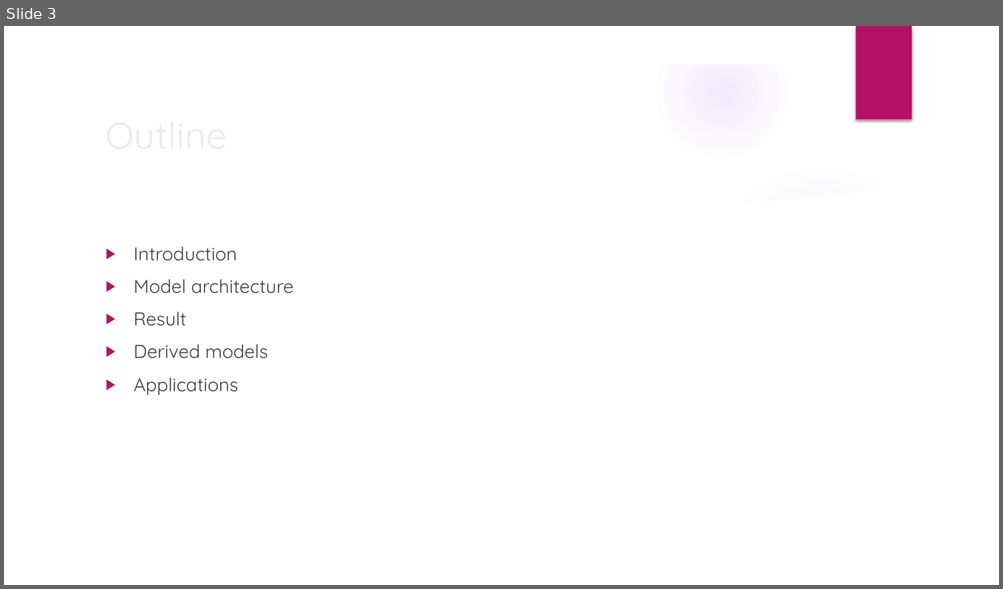
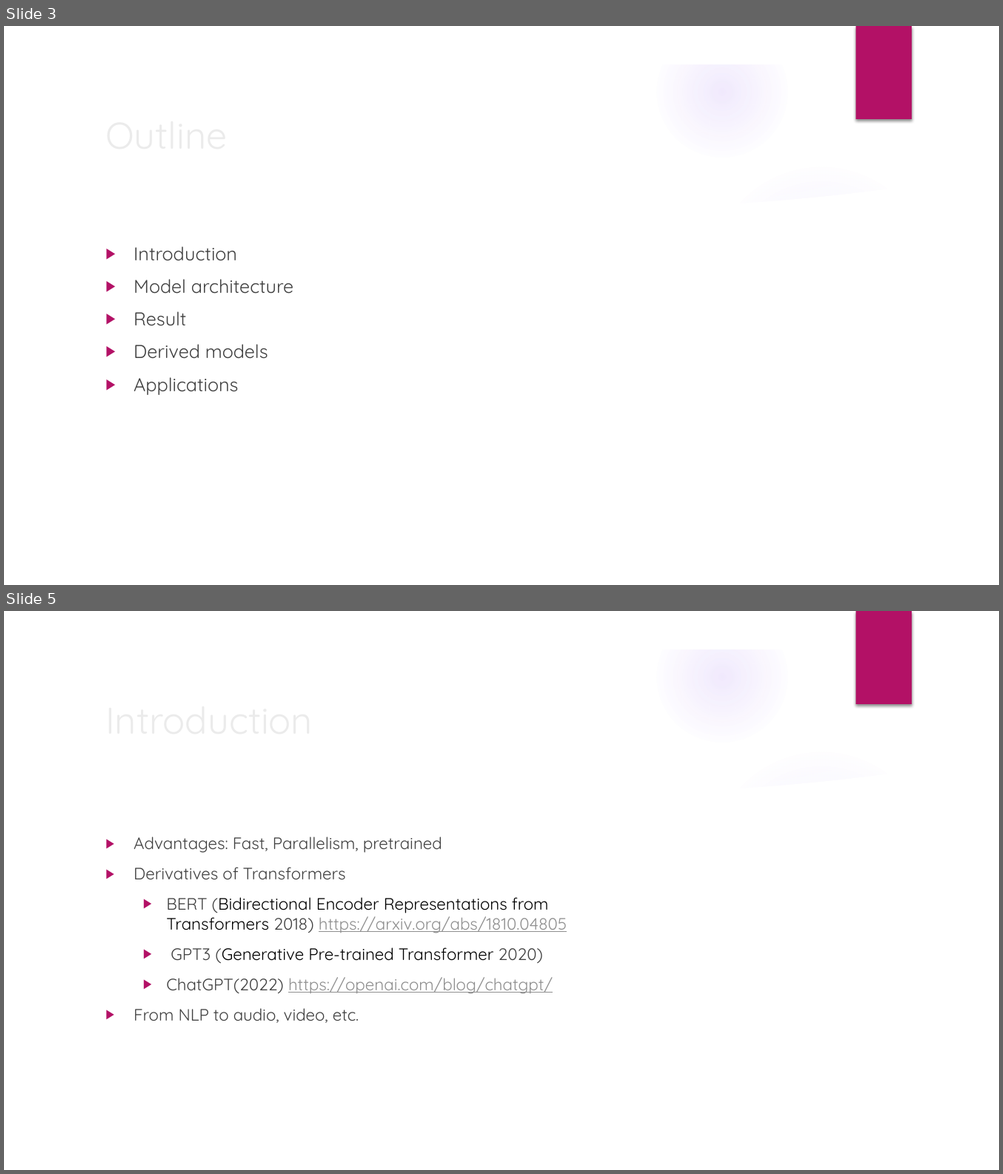
Before and after one commit to erdeq-upenn/code_public, a slide deck: slides/Transformer Review.pptx. Shown one above the other, each under a label of ours: slide 3 before the commit, slides 3 and 5 after it; the slides between them are not shown. The pictures are 1003x589 and 1003x1174 pixels, drawn with LibreOffice and Linux fonts; fonts in the diff are those of the drawing; background and template pictures are left out. Boxes give left, top, right and bottom in pixels: in the first picture for what was removed or moved away, otherwise in the second. Text is boxed around its words. In the diff, an @@ line names an element or a change of style, - is before the commit and + after.

Commit message:
transformer

```diff
--- a/slides/Transformer Review.pptx
+++ b/slides/Transformer Review.pptx
@@ slide 5 added at bbox=[4, 611, 999, 1170], background picture (left out); not listed: 9 template elements that a slide beside it also shows @@
@@ title added at bbox=[98, 690, 813, 748], 36 pt, text #EBEBEB @@
+Introduction
@@ text added at bbox=[134, 837, 566, 1023], 16 pt, text #404040 @@
+▶ Advantages: Fast, Parallelism, pretrained
+▶ Derivatives of Transformers
+  ▶ BERT (Bidirectional Encoder Representations from Transformers 2018) https://arxiv.org/abs/1810.04805
+  ▶ GPT3 (Generative Pre-trained Transformer 2020)
+  ▶ ChatGPT(2022) https://openai.com/blog/chatgpt/
+▶ From NLP to audio, video, etc.
```
Also in this commit, not shown: 4 slides changed, 1 other slide added, 1 other file.
